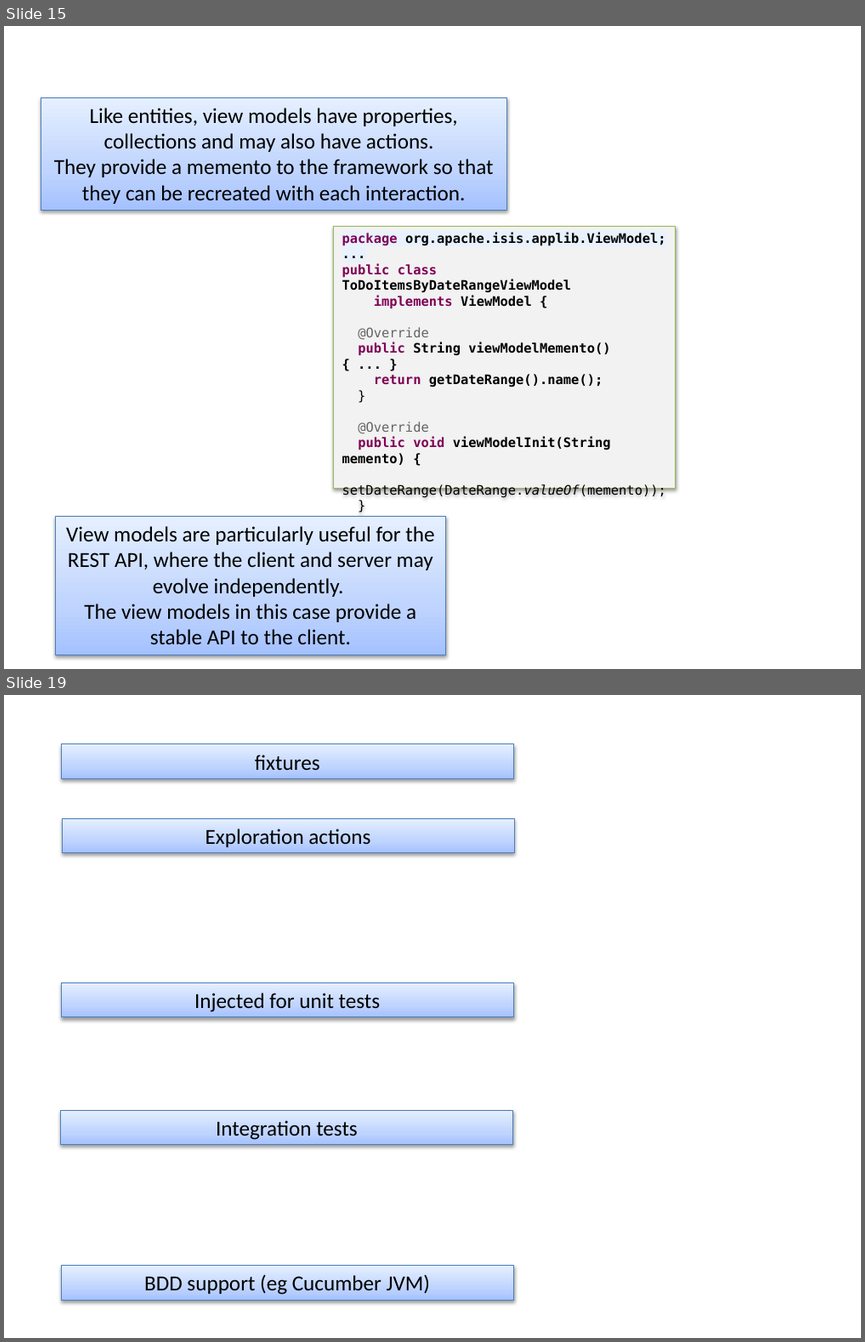
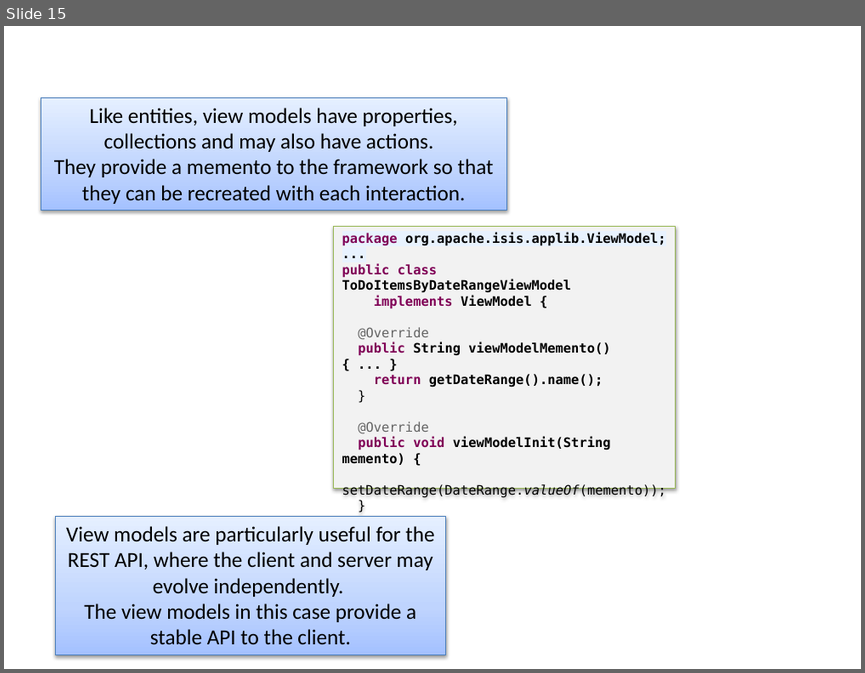
Before and after one commit to apache/causeway-site, a slide deck: content/images/screenshots2/screenshot-captions.pptx. Shown one above the other, each under a label of ours: slides 15 and 19 before the commit, slide 15 after it; the slides between them are not shown. The pictures are 865x1342 and 865x673 pixels, drawn with LibreOffice and Linux fonts; fonts in the diff are those of the drawing. Boxes give left, top, right and bottom in pixels: in the first picture for what was removed or moved away, otherwise in the second. Text is boxed around its words. In the diff, an @@ line names an element or a change of style, - is before the commit and + after.

```diff
--- a/content/images/screenshots2/screenshot-captions.pptx
+++ b/content/images/screenshots2/screenshot-captions.pptx
@@ slide 19 removed at bbox=[4, 695, 861, 1338], background #FFFFFF @@
@@ rectangle removed at bbox=[62, 743, 514, 778] @@
-fixtures
@@ rectangle removed at bbox=[63, 818, 515, 852] @@
-Exploration actions
@@ rectangle removed at bbox=[62, 983, 514, 1017] @@
-Injected for unit tests
@@ rectangle removed at bbox=[61, 1110, 513, 1144] @@
-Integration tests
@@ rectangle removed at bbox=[62, 1265, 514, 1299] @@
-BDD support (eg Cucumber JVM)
```
Also in this commit, not shown: 1 slide changed, 7 slides added, 3 other slides removed, 1 other file.
